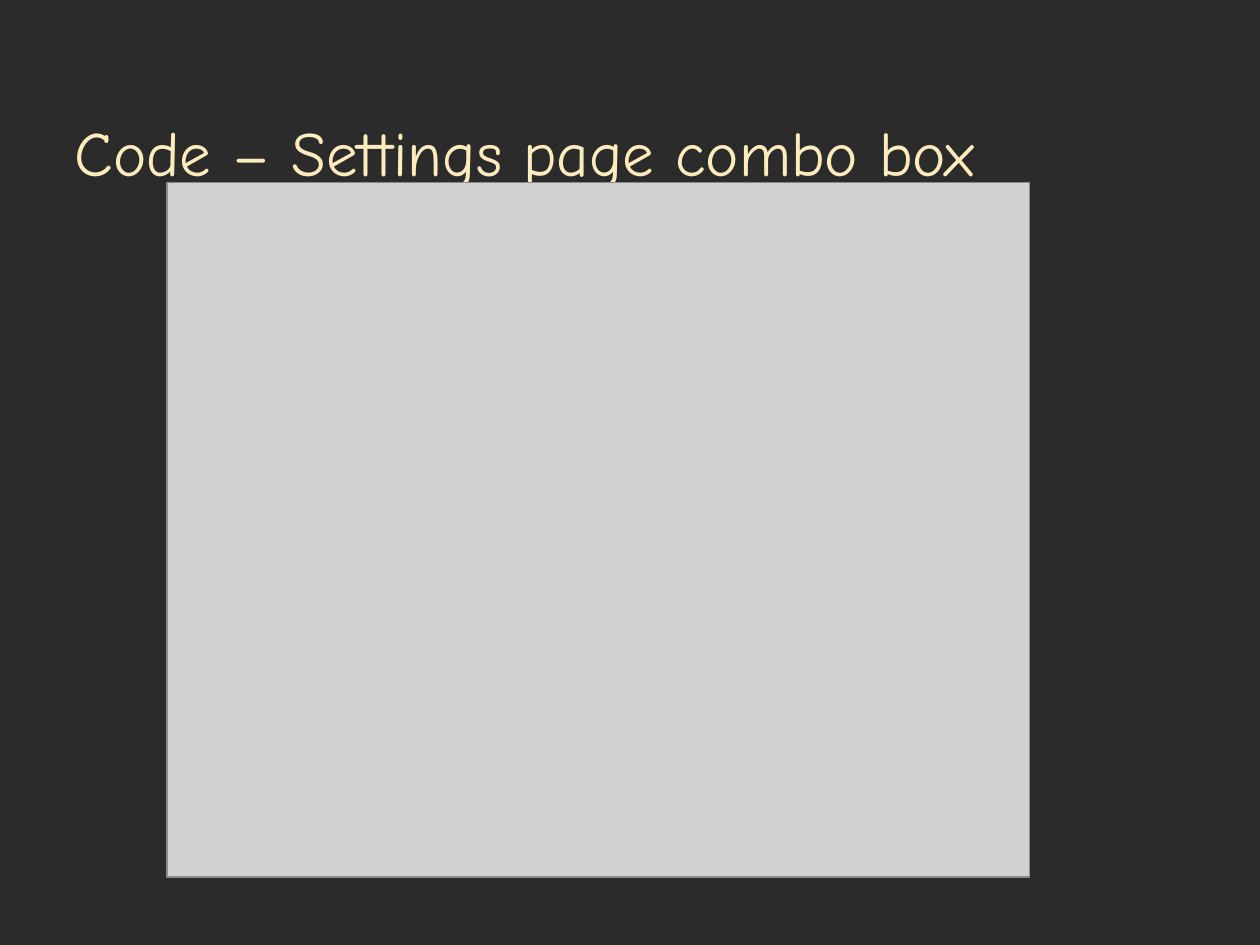
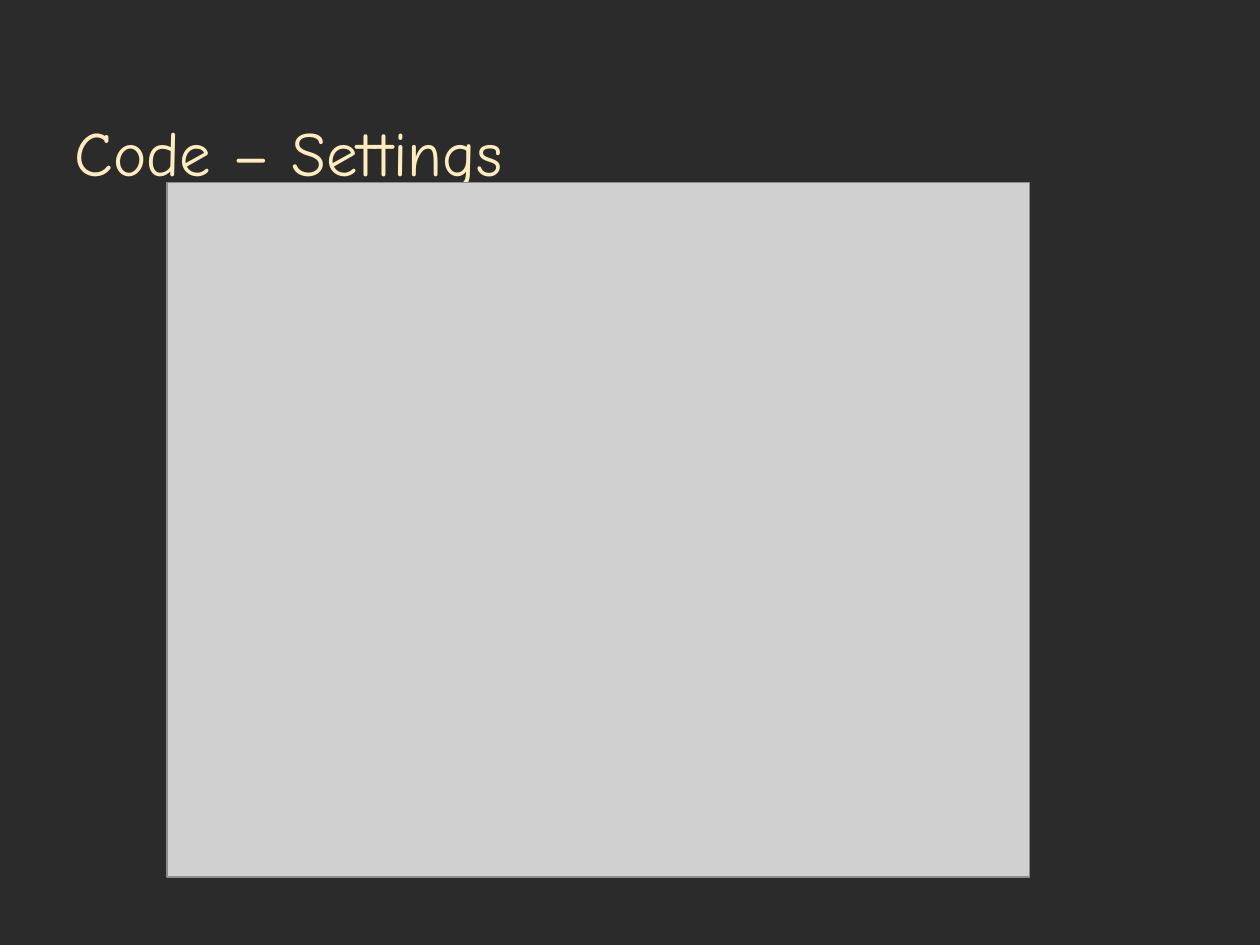
Before and after one commit to lance66/play-zone, a slide deck: slide 9 of doc/PowerPoints/Sprint 3 Term 2/Winter 2015 S3 Presentation.pptx (slide 10 before the commit). Drawn at 1260x945 pixels with LibreOffice and Linux fonts; fonts in the diff are those of the drawing; grey boxes stand for pictures; background and template pictures are left out; a plain dark background stands for a picture behind light text. Boxes give left, top, right and bottom in pixels: in the first picture for what was removed or moved away, otherwise in the second. Text is boxed around its words. In the diff, an @@ line names an element or a change of style, - is before the commit and + after.

```diff
--- a/doc/PowerPoints/Sprint 3 Term 2/Winter 2015 S3 Presentation.pptx
+++ b/doc/PowerPoints/Sprint 3 Term 2/Winter 2015 S3 Presentation.pptx
@@ title at [74, 132, 502, 197]: text changed @@
-Code – Settings page combo box
+Code – Settings
```
Also in this commit, not shown: 1 other slide changed, 1 other file.
